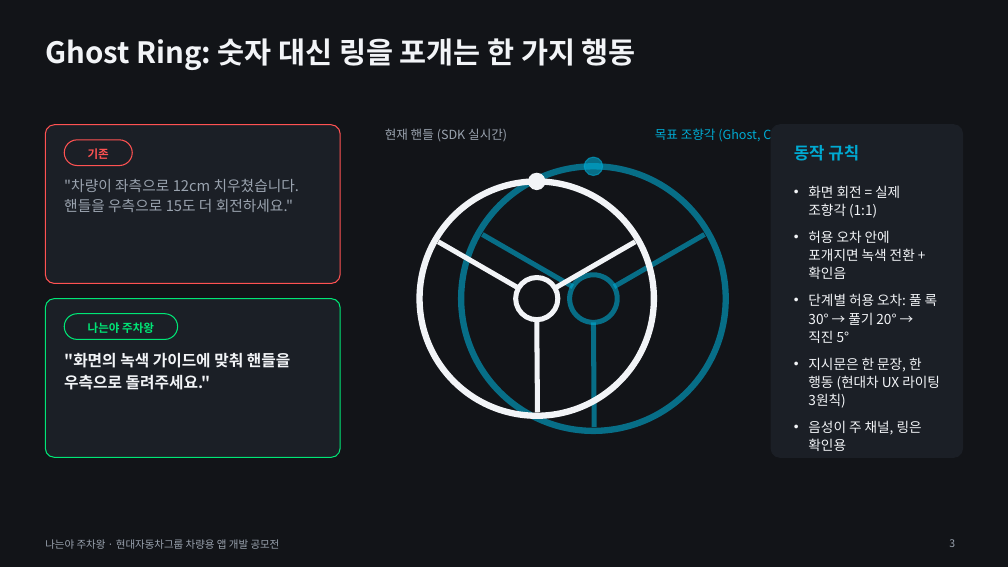
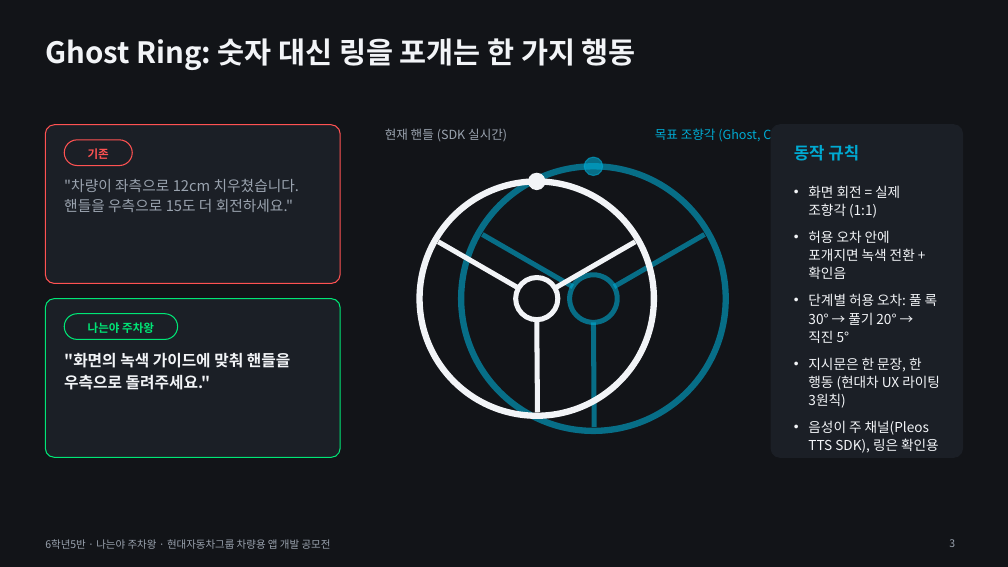
Before and after one commit to skyworker104/pleos-steerin, a slide deck: slide 3 of 나는야_주차왕_발표자료_v2.pptx. Drawn at 1008x567 pixels with LibreOffice and Linux fonts; fonts in the diff are those of the drawing. Boxes give left, top, right and bottom in pixels: in the first picture for what was removed or moved away, otherwise in the second. Text is boxed around its words. In the diff, an @@ line names an element or a change of style, - is before the commit and + after.

```diff
--- a/나는야_주차왕_발표자료_v2.pptx
+++ b/나는야_주차왕_발표자료_v2.pptx
@@ text at bbox=[808, 420, 939, 453]: text changed @@
-• 음성이 주 채널, 링은 확인용
+• 음성이 주 채널(Pleos TTS SDK), 링은 확인용
@@ text at bbox=[45, 539, 331, 549]: text changed @@
-나는야 주차왕 · 현대자동차그룹 차량용 앱 개발 공모전
+6학년5반 · 나는야 주차왕 · 현대자동차그룹 차량용 앱 개발 공모전
```
Also in this commit, not shown: 10 other slides changed, 15 other files.
